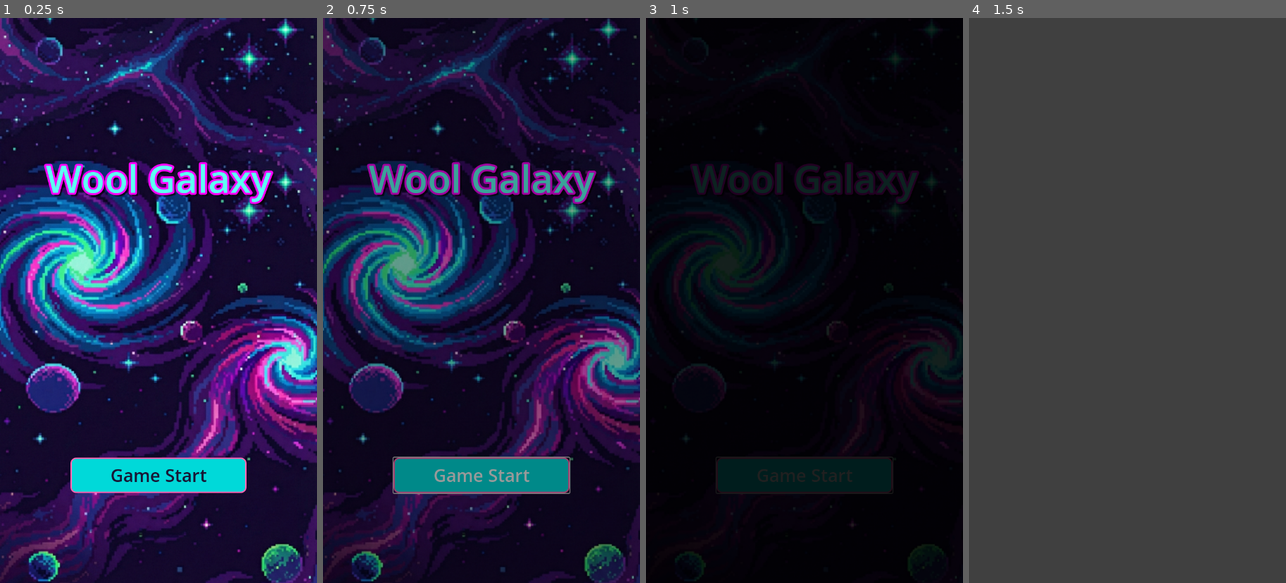
Above: before the commit, frames 1-4 (left to right).
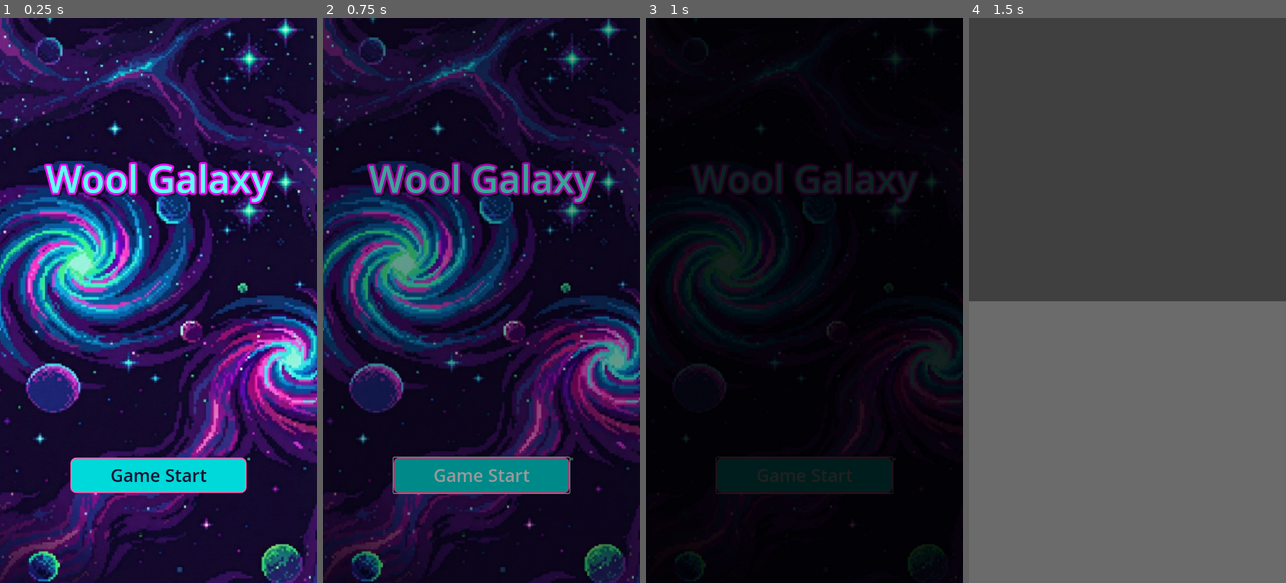
Above: after the commit, the same moments.

Repository: ZoNaDak/GalaxyPuzzleShooter_ProtoType
Game: Godot game, scene res://game/scenes/title/title_scene.tscn
Two runs of this game, one before a commit and one after it. Both use one fixed random seed, a clock stepped at 60 frames per second and the inputs below.
Inputs:
- Up to frame 1 (0.25 s): no input
- Up to frame 2 (0.75 s): click "Game Start" at 0.5 s
- Up to frame 3 (1 s): no input
- Up to frame 4 (1.5 s): no input

Frames 1-3 are identical in both runs. In frame 4, 50% of the frame differs, in the area x 0-100%, y 50-100%.

Commit message:
Add Base Layout

Diff:
--- a/wool-galaxy-proto/game/scenes/main/main_scene.tscn
+++ b/wool-galaxy-proto/game/scenes/main/main_scene.tscn
@@ -5,3 +5,35 @@
 [node name="MainScene" type="Node"]
 script = ExtResource("1_lxwxr")
 metadata/_custom_type_script = "uid://drvmeticmvie4"
+
+[node name="Canvas" type="CanvasLayer" parent="."]
+
+[node name="VBoxContainer" type="VBoxContainer" parent="Canvas"]
+anchors_preset = 15
+anchor_right = 1.0
+anchor_bottom = 1.0
+grow_horizontal = 2
+grow_vertical = 2
+
+[node name="GameViewportContainer" type="SubViewportContainer" parent="Canvas/VBoxContainer"]
+layout_mode = 2
+size_flags_vertical = 3
+size_flags_stretch_ratio = 2.0
+
+[node name="GameViewport" type="SubViewport" parent="Canvas/VBoxContainer/GameViewportContainer"]
+
+[node name="GameView" type="Node2D" parent="Canvas/VBoxContainer/GameViewportContainer/GameViewport"]
+
+[node name="BottomUI" type="Control" parent="Canvas/VBoxContainer"]
+layout_mode = 2
+size_flags_vertical = 3
+size_flags_stretch_ratio = 2.0
+
+[node name="Background" type="ColorRect" parent="Canvas/VBoxContainer/BottomUI"]
+layout_mode = 1
+anchors_preset = 15
+anchor_right = 1.0
+anchor_bottom = 1.0
+grow_horizontal = 2
+grow_vertical = 2
+color = Color(0.50534403, 0.5053441, 0.50534403, 1)
